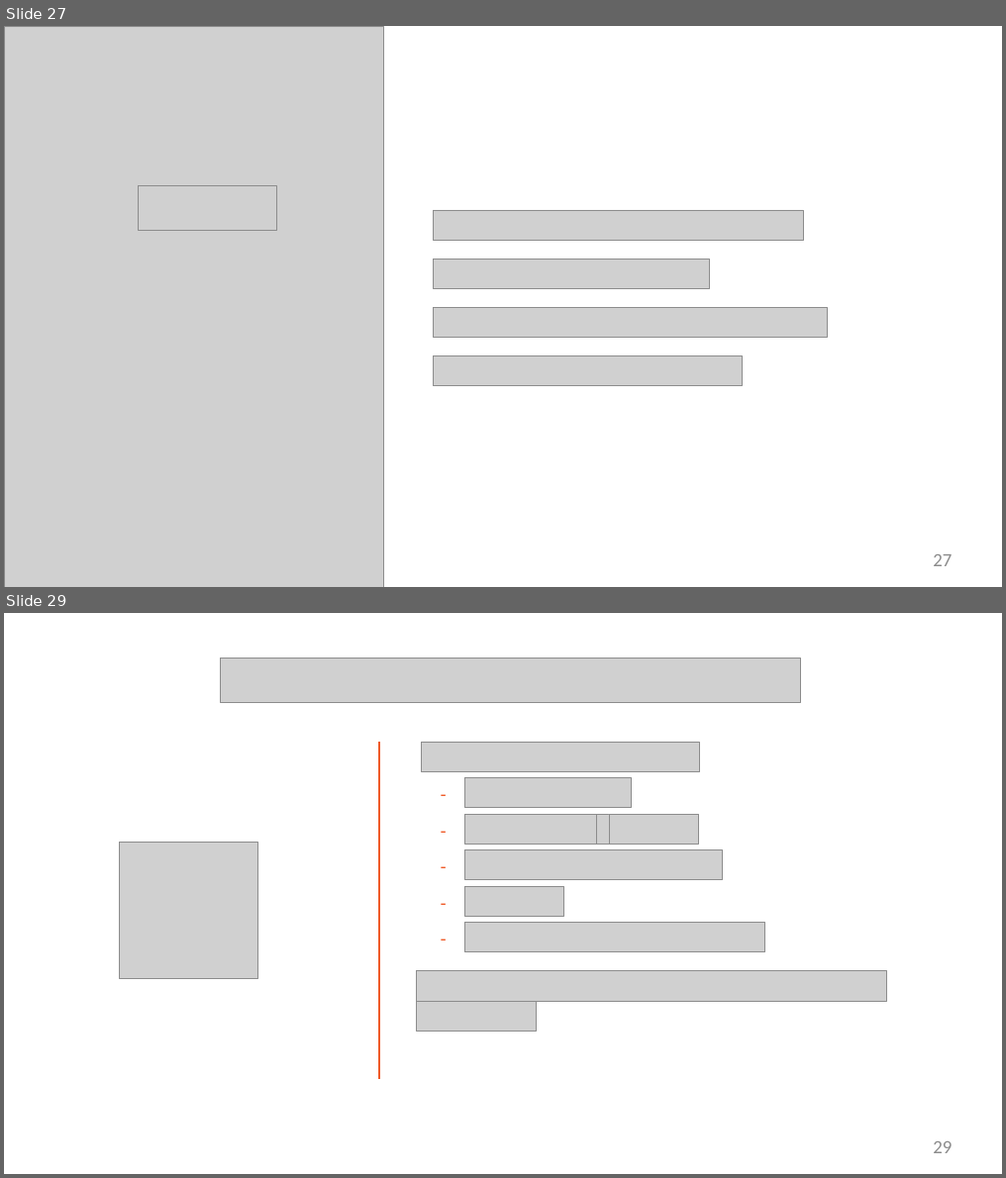
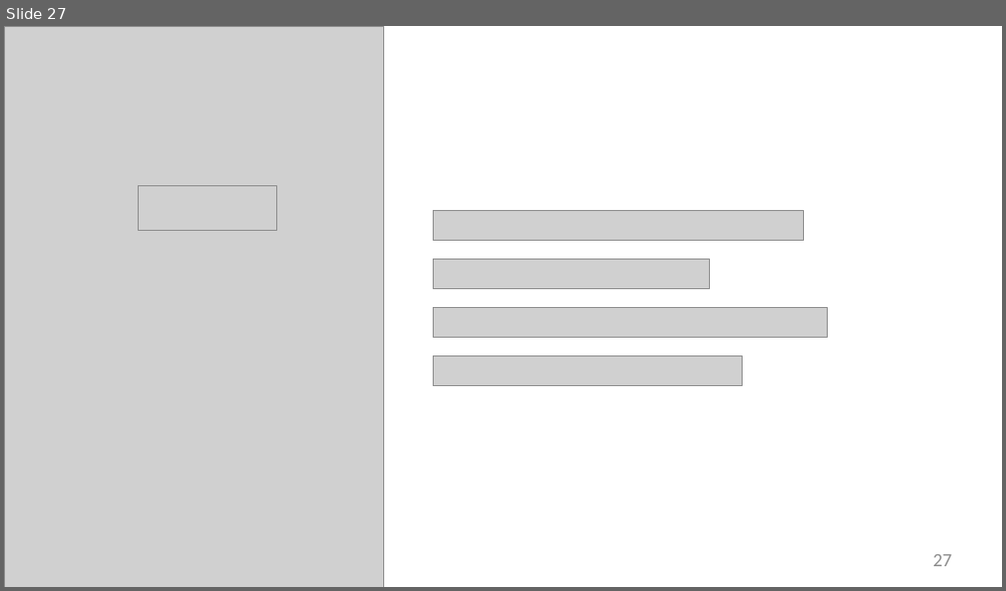
Before and after one commit to StevenJoseph19/Cloud-Computing, a slide deck: Day 5/Slides/3. Backing Up Volumes/backing-up-volumes-slides.pptx. Shown one above the other, each under a label of ours: slides 27 and 29 before the commit, slide 27 after it; the slides between them are not shown. The pictures are 1006x1178 and 1006x591 pixels, drawn with LibreOffice and Linux fonts; fonts in the diff are those of the drawing; grey boxes stand for pictures; background and template pictures are left out. Boxes give left, top, right and bottom in pixels: in the first picture for what was removed or moved away, otherwise in the second. Text is boxed around its words. In the diff, an @@ line names an element or a change of style, - is before the commit and + after.

Commit message:
Day 6 - Slides

```diff
--- a/Day 5/Slides/3. Backing Up Volumes/backing-up-volumes-slides.pptx
+++ b/Day 5/Slides/3. Backing Up Volumes/backing-up-volumes-slides.pptx
@@ slide 29 removed at (4, 613, 1002, 1174), background #FFFFFF @@
@@ picture removed at (221, 658, 800, 703) @@
@@ freeform shape removed at (379, 742, 379, 1080) @@
@@ picture removed at (421, 742, 699, 771) @@
@@ text removed at (440, 782, 450, 952) @@
--
--
--
--
--
@@ picture removed at (464, 777, 632, 808) @@
@@ picture removed at (464, 814, 611, 845) @@
@@ picture removed at (597, 814, 621, 845) @@
@@ picture removed at (609, 814, 699, 845) @@
@@ picture removed at (119, 842, 257, 979) @@
@@ picture removed at (464, 851, 723, 880) @@
@@ picture removed at (464, 886, 564, 916) @@
@@ picture removed at (464, 923, 765, 953) @@
@@ picture removed at (417, 971, 887, 1001) @@
@@ picture removed at (417, 1001, 536, 1032) @@
@@ page number removed at (933, 1142, 951, 1154) @@
-29
```
Also in this commit, not shown: 2 slides changed, 3 slides added, 10 other slides removed.
